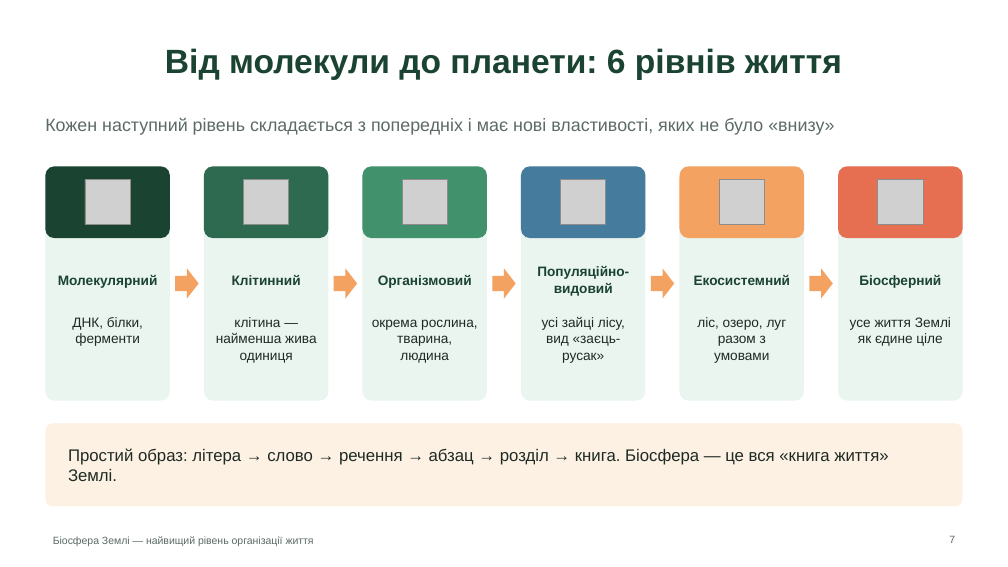
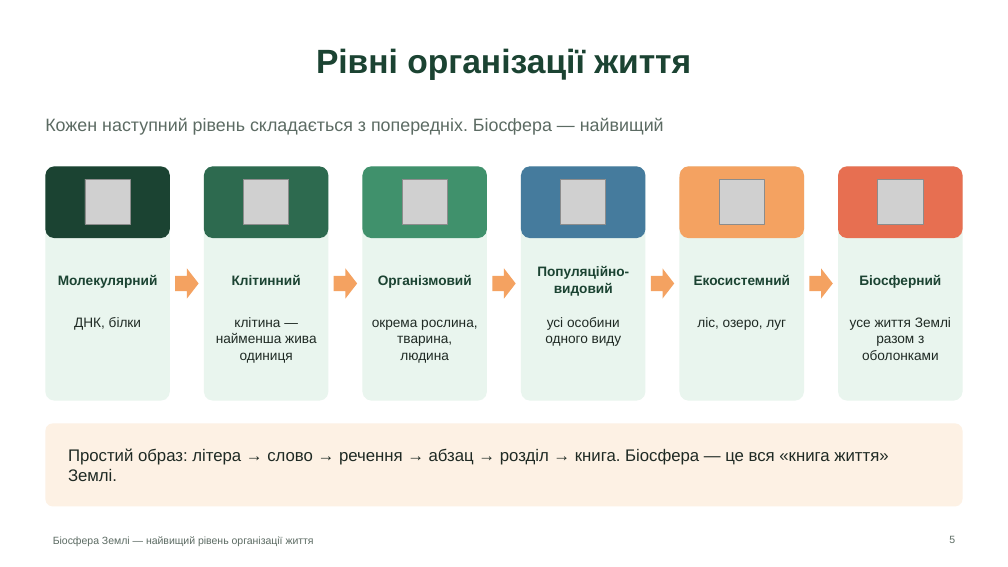
Before and after one commit to batalovatetyana-boop/-1, a slide deck: slide 5 of presentations/00_Біосфера_Землі.pptx (slide 7 before the commit). Drawn at 1008x567 pixels with LibreOffice and Linux fonts; fonts in the diff are those of the drawing; grey boxes stand for pictures. Boxes give left, top, right and bottom in pixels: in the first picture for what was removed or moved away, otherwise in the second. Text is boxed around its words. In the diff, an @@ line names an element or a change of style, - is before the commit and + after.

```diff
--- a/presentations/00_Біосфера_Землі.pptx
+++ b/presentations/00_Біосфера_Землі.pptx
@@ title at [316, 48, 691, 80]: text changed @@
-Від молекули до планети: 6 рівнів життя
+Рівні організації життя
@@ text at [45, 118, 664, 135]: text changed @@
-Кожен наступний рівень складається з попередніх і має нові властивості, яких не було «внизу»
+Кожен наступний рівень складається з попередніх. Біосфера — найвищий
@@ text at [74, 317, 141, 330]: text changed @@
-ДНК, білки, ферменти
+ДНК, білки
@@ text at [545, 317, 622, 346]: text changed @@
-усі зайці лісу, вид «заєць-русак»
+усі особини одного виду
@@ text at [697, 317, 786, 330]: text changed @@
-ліс, озеро, луг разом з умовами
+ліс, озеро, луг
@@ text at [850, 317, 951, 360]: text changed @@
-усе життя Землі як єдине ціле
+усе життя Землі разом з оболонками
@@ page number at [949, 536, 955, 543]: text changed @@
-7
+5
```
Also in this commit, not shown: 13 other slides changed, 14 slides added, 30 slides removed, 2 other files.
